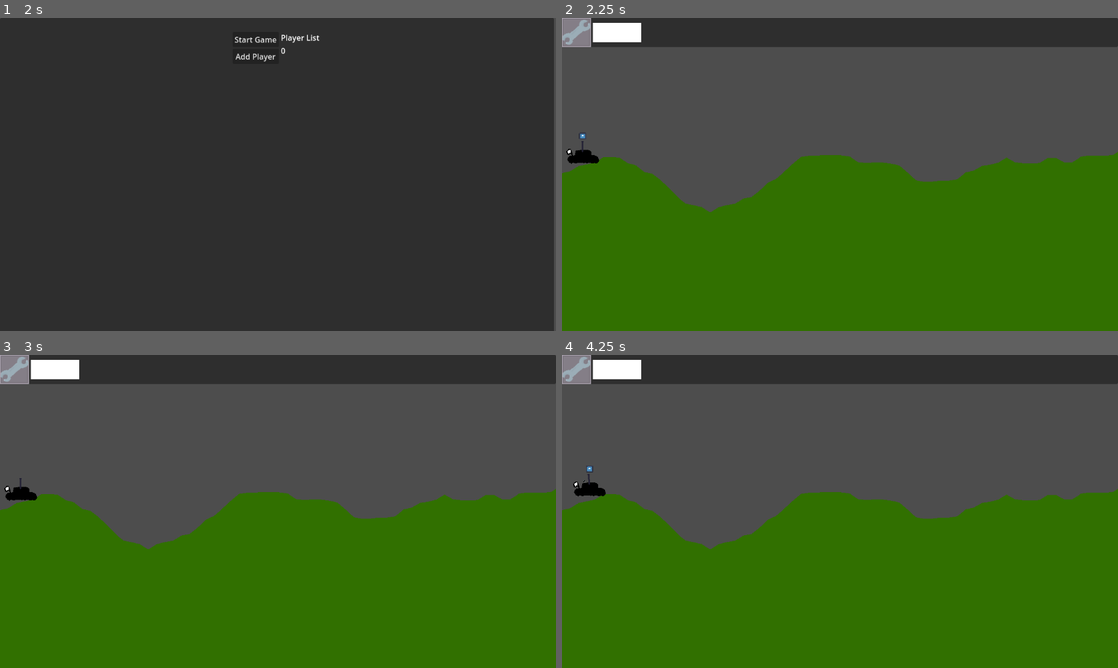
Above: before the commit, frames 1-4 (two rows, left to right).
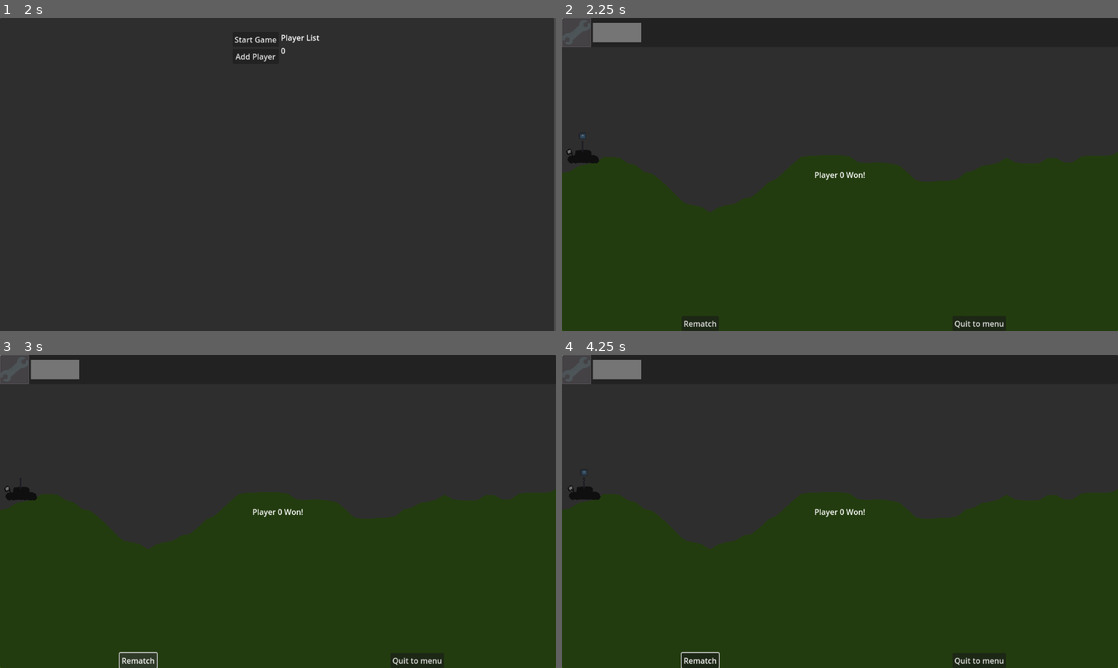
Above: after the commit, the same moments.

Repository: hiemas-lerastad/Tanks-Redux
Game: Godot game, scene res://Scenes/Game.tscn
The game is run twice, just before and just after one commit, with the same random seed, the same clock (stepped at 60 frames per second) and the same inputs. The engine's default icon, where the game draws it, is replaced by a stand-in: a white triangle on a blue panel in a dark square.
Inputs (mouse positions are in pixels of both pictures, inside the frame that each line leads up to):
- Up to frame 1 (2 s): click (278, 71) at 0.52 s; type "12" at 0.6 s; click "Host Game" at 1.25 s
- Up to frame 2 (2.25 s): click "Start Game" at 2 s
- Up to frame 3 (3 s): click (139, 661) at 2.75 s, where only the run after the commit has a clickable "Rematch"
- Up to frame 4 (4.25 s): tap Enter at 3.5 s; move the mouse to (962, 495) at 3.52 s; hold D (right) from 3.53 s (still down); tap Space (fire) at 3.6 s; tap W (up) at 3.77, 3.8, 4.07 s

Frame 1 is identical in both runs. In frame 2, 91% of the frame differs, in the area x 0-100%, y 0-100%; in frame 3, 91%; in frame 4, 92%.
Error in both runs: Assertion failed: UPNP Discover Failed! Error 24 (res://Scripts/Game.gd:106)

Commit message:
Merge and combine

Diff:
--- a/Scenes/Level/terrain_test.tscn
+++ b/Scenes/Level/terrain_test.tscn
@@ -2,11 +2,10 @@
 
 [ext_resource type="Script" path="res://Scripts/Level/Level.gd" id="1_nfh3v"]
 [ext_resource type="PackedScene" uid="uid://cx4f5lucu71a0" path="res://Scenes/Terrain/Terrain.tscn" id="1_pvfms"]
-[ext_resource type="PackedScene" uid="uid://m03xo3rkc33r" path="res://Scenes/Player/tank.tscn" id="2_poure"]
+[ext_resource type="PackedScene" uid="uid://bkf8b3wy4h3td" path="res://Scenes/Player/tank.tscn" id="2_poure"]
 
-[node name="TerrainTest" type="Node2D" node_paths=PackedStringArray("terrain", "player_container")]
+[node name="TerrainTest" type="Node2D" node_paths=PackedStringArray("player_container")]
 script = ExtResource("1_nfh3v")
-terrain = NodePath("Terrain")
 player_container = NodePath("Players")
 player_scene = ExtResource("2_poure")
 
--- a/Scenes/Terrain/Marching Squares/Test.tscn
+++ b/Scenes/Terrain/Marching Squares/Test.tscn
@@ -16,12 +16,13 @@
 properties/1/spawn = true
 properties/1/replication_mode = 1
 
-[node name="Test" type="Node2D" node_paths=PackedStringArray("player_container", "square_manager", "carve_shape", "projectile_container")]
+[node name="Test" type="Node2D" node_paths=PackedStringArray("player_container", "square_manager", "carve_shape", "projectile_container", "turn_timer")]
 script = ExtResource("1_o3847")
 player_container = NodePath("Player Container")
 square_manager = NodePath("Squares")
 carve_shape = NodePath("Carve Shape TEST")
 projectile_container = NodePath("Projectile Container")
+turn_timer = NodePath("Turn Timer")
 player_scene = ExtResource("3_ncci5")
 ui_scene = ExtResource("3_gwwqs")
 
@@ -71,3 +72,9 @@
 [node name="Carve Shape TEST" type="Polygon2D" parent="."]
 
 [node name="Projectile Container" type="Node2D" parent="."]
+
+[node name="Turn Timer" type="Timer" parent="."]
+wait_time = 30.0
+one_shot = true
+
+[connection signal="timeout" from="Turn Timer" to="." method="_on_turn_timer_timeout"]
--- a/Scripts/Class/explosion.gd
+++ b/Scripts/Class/explosion.gd
@@ -18,7 +18,8 @@
 	var tw: Tween = create_tween()
 	tw.tween_property(self,"scale",explosion_scale,exploision_time)
 	tw.tween_property(self,"scale",Vector2(0,0),.5)
-	tw.tween_callback(queue_free)
+	if multiplayer.is_server():
+		tw.tween_callback(queue_free)
 
 	var timer: Timer = Timer.new()
 	add_child(timer)
@@ -27,6 +28,8 @@
 	timer.wait_time = exploision_time;
 	timer.timeout.connect(_trigger_carve)
 	timer.start()
+
+	Globals.level.extend_turn_timer();
 
 func _trigger_carve():
 	Globals.level.square_manager.call_carve_around_point(global_position, inner_explosion_radius, outer_explosion_radius)
--- a/Scripts/Components/_health_component.gd
+++ b/Scripts/Components/_health_component.gd
@@ -12,11 +12,16 @@
 	if not multiplayer.is_server():
 		return
 
+	Globals.player_list[parent_tank.id].active = false;
+	set_player_inactive.rpc();
+
 	if(death_explosion != null):
 		var explosion_clone: explosion = death_explosion.instantiate()
 		explosion_clone.global_position = parent_tank.global_position
 		add_sibling(explosion_clone, true)
-
+@rpc('reliable', 'any_peer')
+func set_player_inactive() -> void:
+	Globals.player_list[parent_tank.id].active = false;
 
 func take_damage(damage: int):
 	current_health -= damage
--- a/Scripts/Components/_input_component.gd
+++ b/Scripts/Components/_input_component.gd
@@ -69,13 +69,9 @@
 		is_firing = false
 		emit_signal("shot_fired",controls.shoot_progress.value) # bind projectile shot to this
 		emit_signal("end_firing")
+		controls.fired = true;
 
-		if Globals.player_turn + 1 < Globals.player_list.size():
-			Globals.player_turn = Globals.player_turn + 1;
-			Globals.set_player_turn.rpc(Globals.player_turn);
-		else:
-			Globals.player_turn = 0;
-			Globals.set_player_turn.rpc(0);
+		Globals.level.start_turn_timer();
 
 func _begin_shooting_animation():
 	firing_tween = create_tween()
@@ -85,12 +81,12 @@
 
 func _end_shooting_animation():
 	firing_tween.kill()
-	controls.shoot_progress.value = 0
+	controls.shoot_progress.value = 0;
 
 func _process(delta) -> void:
 	gravity()
 
-	if Globals.player_turn == controls.id:
+	if Globals.player_turn == controls.id and not controls.fired:
 		movement_controls()
 		turret_controls(delta)
 		fire_controls()
--- a/Scripts/Level/Level.gd
+++ b/Scripts/Level/Level.gd
@@ -6,6 +6,8 @@
 @export var square_manager: SquareManager;
 @export var carve_shape: Polygon2D;
 @export var projectile_container: Node2D;
+@export var uis: Dictionary;
+@export var turn_timer: Timer;
 
 @export_category("Scenes")
 @export var player_scene: PackedScene;
@@ -66,7 +68,9 @@
 		var ui_instance: Control = ui_scene.instantiate()
 		''' spawn the UI instance + link to player instance to track health, TODO add wind link to level + sync that between turns'''
 		ui_instance.linked_player = player_instance
-		add_sibling(ui_instance)
+		ui_instance.hide()
+		uis[player_instance.id] = ui_instance;
+		add_sibling(ui_instance);
 		player_instance.position = Vector2(player_instance.position.x + (index * 200), player_instance.position.y);
 
 #func _process(_delta) -> void:
@@ -81,6 +85,39 @@
 		mouse_pos = get_global_mouse_position();
 		carve_shape.position = mouse_pos;
 
+func start_turn_timer() -> void:
+	turn_timer.stop();
+	turn_timer.start()
+
+func extend_turn_timer() -> void:
+	turn_timer.stop();
+	turn_timer.wait_time = 2;
+	turn_timer.start();
+
+func _reset_turn_timer() -> void:
+	turn_timer.stop();
+	turn_timer.wait_time = 30;
+
+func _on_turn_timer_timeout() -> void:
+	_reset_turn_timer();
+
+	for player in player_container.get_children():
+		player.fired = false;
+
+	if is_multiplayer_authority():
+		_next_player_turn()
+
+func _next_player_turn() -> void:
+		if Globals.player_turn + 1 < Globals.player_list.size():
+			Globals.player_turn = Globals.player_turn + 1;
+			Globals.set_player_turn.rpc(Globals.player_turn);
+		else:
+			Globals.player_turn = 0;
+			Globals.set_player_turn.rpc(0);
+
+		if not Globals.player_list[Globals.player_turn].active:
+			_next_player_turn();
+
 #func _make_mouse_circle() -> void:
 	#var nb_points = 15
 	#var pol = []
--- a/Scripts/Player/tank.gd
+++ b/Scripts/Player/tank.gd
@@ -5,6 +5,7 @@
 @export var spawn_position: Vector2;
 @export var id: int;
 @export var multiplayer_id: int;
+@export var fired: bool = false;
 
 @export_category("tank_parts")
 @export var body: Sprite2D;
@@ -36,6 +37,16 @@
 	set_multiplayer_authority(str(multiplayer_id).to_int())
 	position = spawn_position;
 
+#func _process(delta: float) -> void:
+	#if Globals.level.uis[id]:
+		#if Globals.player_turn == id and not Globals.level.uis[id].visibile:
+			#Globals.level.uis[id].show();
+		#elif Globals.level.uis[id].visibile:
+			#Globals.level.uis[id].hide();
+
+func reset_fired() -> void:
+	fired = false;
+
 func _physics_process(delta):
 	if terrain_detector.is_colliding():
 		var vertex = terrain_detector.get_collision_point()
--- a/Scripts/UI/in_game_ui.gd
+++ b/Scripts/UI/in_game_ui.gd
@@ -4,17 +4,43 @@
 @export var health_container: TextureProgressBar
 
 var linked_player: Player
+var game_over: bool = false;
+
+func check_visible_status() -> void:
+	if linked_player:
+		if Globals.player_turn == linked_player.id or game_over:
+			visible = true;
+		else:
+			visible = false;
 
 func check_game_over_status():
-	if(linked_player.is_game_over):
-		if(linked_player.still_playing == false):
+	#if(linked_player.is_game_over):
+		#if(linked_player.still_playing == false):
+			#$end_panel.visible = true
+			#$end_panel/end_condition.text = "You Lost!"
+		#else:
+			#$end_panel.visible = true
+			#$end_panel/end_condition.text = "You Won!"
+
+	var active_local_players: Array;
+	var active_players: Array;
+
+	for player in Globals.player_list:
+		if player.active:
+			active_players.append(player);
+			if player.multiplayer_id == multiplayer.get_unique_id():
+				active_local_players.append(player);
+
+	if active_players.size() == 1:
+		game_over = true;
+		if active_local_players.size() > 0:
+			$end_panel.visible = true
+			$end_panel/end_condition.text = "Player " + str(active_players[0].id) + " Won!"
+		else:
 			$end_panel.visible = true
 			$end_panel/end_condition.text = "You Lost!"
-		else:
-			$end_panel.visible = true
-			$end_panel/end_condition.text = "You Won!"
 
 func _process(delta):
-
+	check_visible_status()
 	check_game_over_status()
 	health_container.value = linked_player.health_component.current_health
Not shown: 1 places in Scenes/Level/testing_scene.tscn that only renumber resources
Not shown: 1 places in Scenes/Terrain/Marching Squares/Test.tscn that only renumber resources
